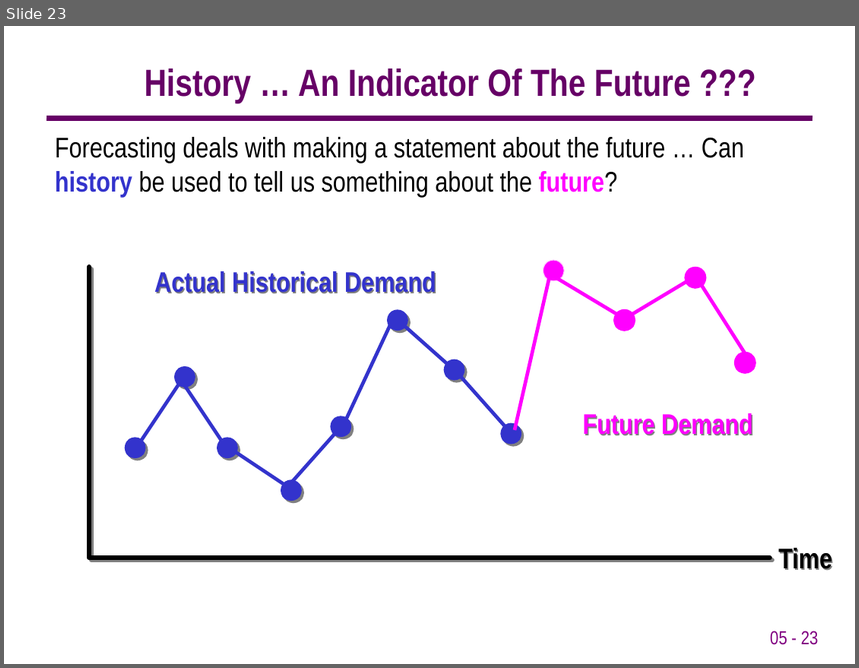
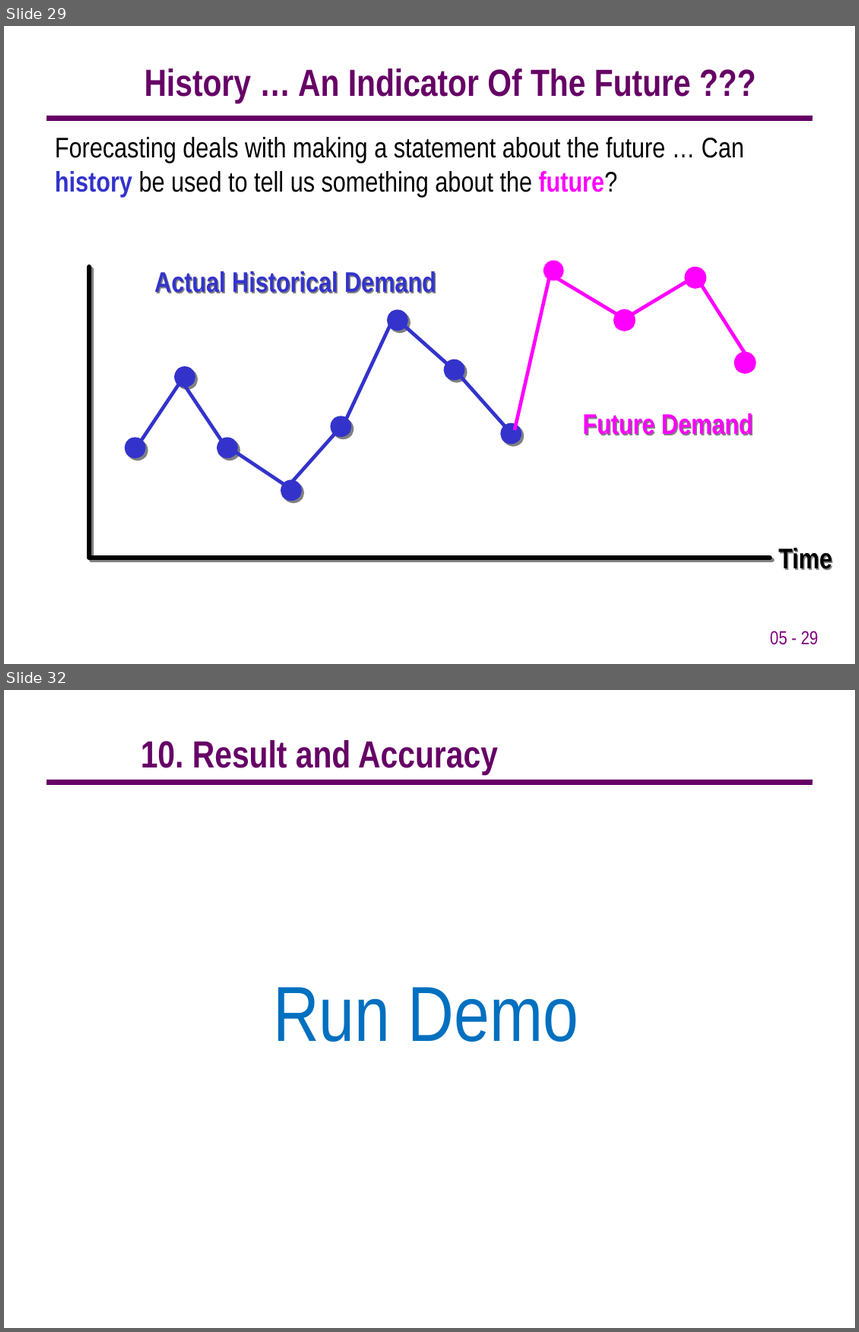
Before and after one commit to 15110132/MachineLearning-15110132_15110044-, a slide deck: Documents/MachineLearning.ppt. Shown one above the other, each under a label of ours: slide 23 before the commit, slides 29 and 32 after it; the slides between them are not shown. The pictures are 859x668 and 859x1332 pixels, drawn with LibreOffice and Linux fonts; fonts in the diff are those of the drawing; background and template pictures are left out. Boxes give left, top, right and bottom in pixels: in the first picture for what was removed or moved away, otherwise in the second. Text is boxed around its words. In the diff, an @@ line names an element or a change of style, - is before the commit and + after.

```diff
--- a/Documents/MachineLearning.ppt
+++ b/Documents/MachineLearning.ppt
@@ slide 32 added at (4,690,855,1328), background #FFFFFF; not listed: 1 template element that a slide beside it also shows @@
@@ text added at (141,740,498,774), 32 pt, text #660066, bold @@
+10. Result and Accuracy
@@ text added at (273,987,579,1042), 66 pt, text #0070C0 @@
+Run Demo
@@ what was slide 23 is now slide 29 @@
@@ page number at (770,631,819,645): text changed @@
-05 - 23
+05 - 29
```
Also in this commit, not shown: 8 slides changed, 9 other slides added.
